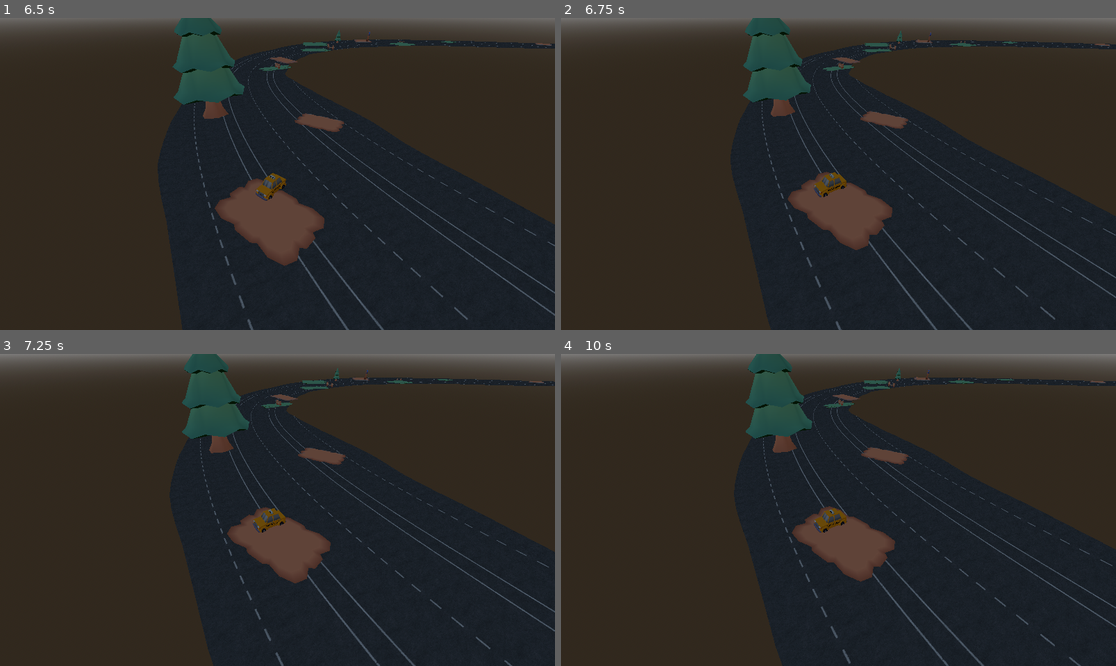
Above: before the commit, frames 1-4 (two rows, left to right).
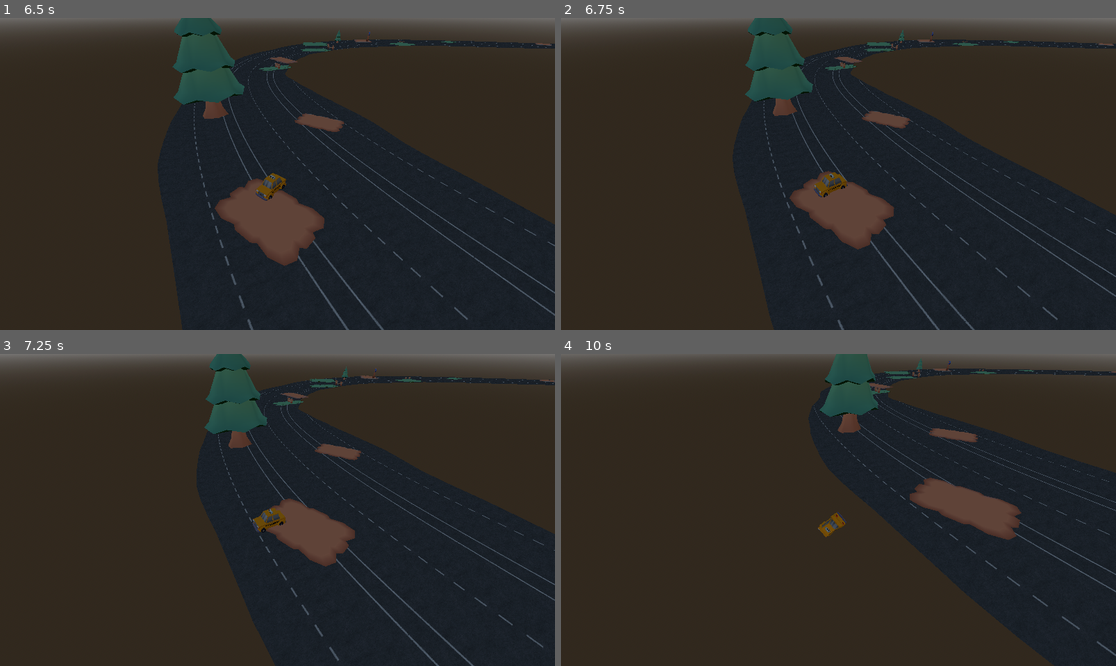
Above: after the commit, the same moments.

Repository: RuntimeRebelsStudio/YouAreYourOwnEnemy
Game: Godot game, scene res://scenes/main/main.tscn
Two runs of this game, one before a commit and one after it. Both use one fixed random seed, a clock stepped at 60 frames per second and the inputs below.
Inputs:
- Up to frame 1 (6.5 s): hold D (right) 0.53-1.28 s; hold Space (brake) 1.28-2.03 s; hold D (right) 2.03-2.78 s; hold W (forward) 2.78-3.53 s; hold A (left) 3.53-5.03 s; hold Space (brake) 5.03-5.78 s; hold D (right) from 5.78 s (still down)
- Up to frame 2 (6.75 s): release D (right) at 6.53 s; hold W (forward) from 6.53 s (still down)
- Up to frame 3 (7.25 s): keep holding W (forward)
- Up to frame 4 (10 s): release W (forward) at 7.28 s; hold D (right) 7.28-8.03 s; hold Space (brake) 8.03-8.78 s; hold A (left) 8.78-9.53 s; hold W (forward) from 9.53 s (still down)

Frame 1 is identical in both runs. In frame 2, 3.1% of the frame differs, in the area x 30-100%, y 0-100%; in frame 3, 11%; in frame 4, 21%, in the area x 31-100%, y 0-100%.

Commit message:
fix: Corrected slownedd in patch zones

Diff:
--- a/scenes/player/car.gd
+++ b/scenes/player/car.gd
@@ -128,16 +128,38 @@
 
 	var rpmBL = abs($Back_Left.get_rpm())
 	var rpmBR = abs($Back_Right.get_rpm())
-	$Back_Left.engine_force = accel * effective_torque * (1.0 - rpmBL / effective_max_rpm)
-	$Back_Right.engine_force = accel * effective_torque * (1.0 - rpmBR / effective_max_rpm)
 
+	# max(0.0, ...) verhindert, dass der Motor rückwärts zieht, wenn die RPM plötzlich sinkt
+	var force_multiplier_BL = max(0.0, 1.0 - rpmBL / effective_max_rpm)
+	var force_multiplier_BR = max(0.0, 1.0 - rpmBR / effective_max_rpm)
+
+	$Back_Left.engine_force = accel * effective_torque * force_multiplier_BL
+	$Back_Right.engine_force = accel * effective_torque * force_multiplier_BR
+
+	# --- NEU: Intelligenter Gras-Widerstand ---
+	if current_slow_factor < 1.0:
+		# Prüfen, ob wir noch schneller sind als die erlaubte Gras-Geschwindigkeit
+		if rpmBL > effective_max_rpm or rpmBR > effective_max_rpm:
+			linear_damp = 1.5 # Stark abbremsen (simuliert tiefen Matsch)
+		else:
+			linear_damp = 0.0 # Zielgeschwindigkeit erreicht -> Widerstand lösen, damit das Auto weiterrollen kann
+	else:
+		linear_damp = 0.0
+
+	# --- BREMS-LOGIK ---
 	if Input.is_action_pressed("brake"):
-		brake = 10000.0   # Vorher 5.0 - Muss bei 1200kg massiv höher sein!
-		engine_force = 0.0
-	elif current_slow_factor < 1.0:
-		# Leichter Widerstand/Reibung im Gras/Matsch
-		brake = 2000.0    # Vorher 2.0
+		# Wenn wir im Patch sind (Faktor < 1.0), ist die Bremse schwächer ("rutschen")
+		if current_slow_factor < 1.0:
+			# Multipliziert die Bremse mit dem Faktor (z.B. 10000 * 0.4 = 4000)
+			brake = 10000.0 * current_slow_factor
+		else:
+			# Volle Bremskraft auf der Straße
+			brake = 10000.0
+
+		$Back_Left.engine_force = 0.0
+		$Back_Right.engine_force = 0.0
 	else:
+		# Wenn nicht gebremst wird, löst sich die Bremse komplett
 		brake = 0.0
 
 	# Timer mit delta hochzählen und nur alle 1,0 Sekunden ausgeben
